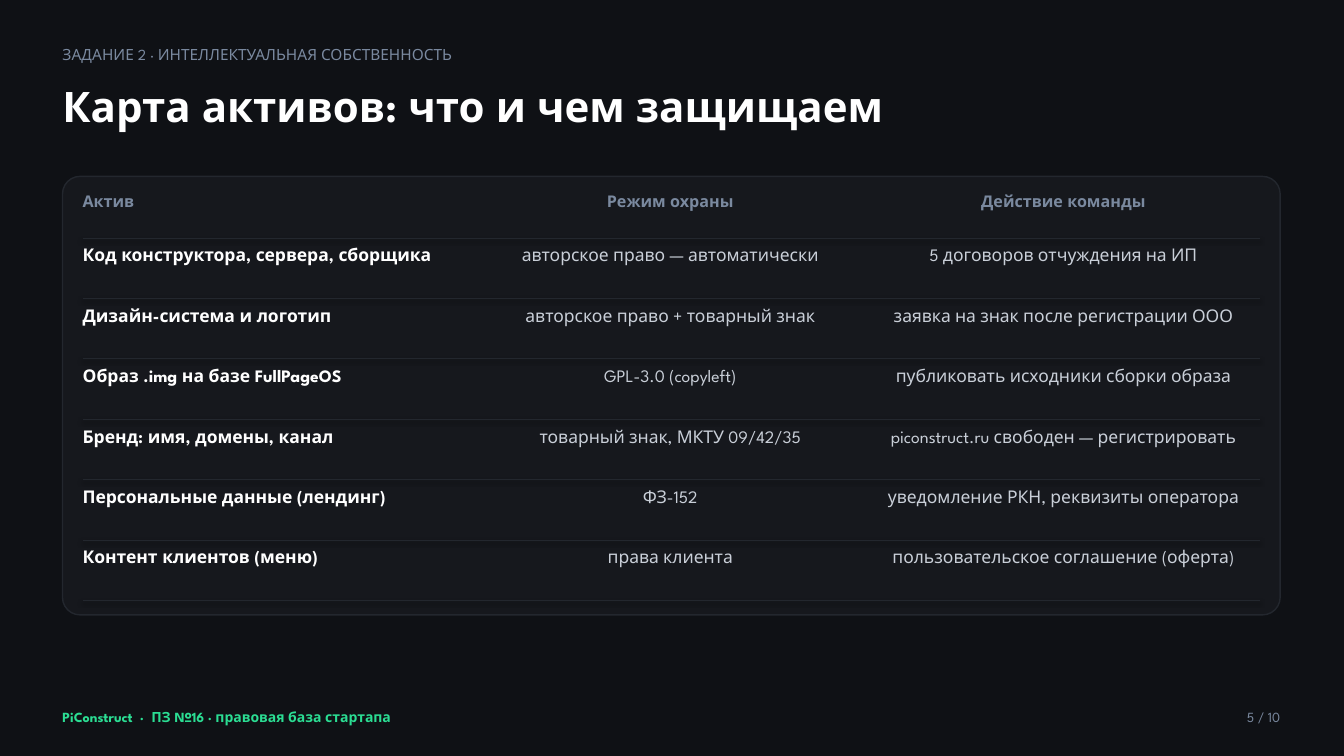
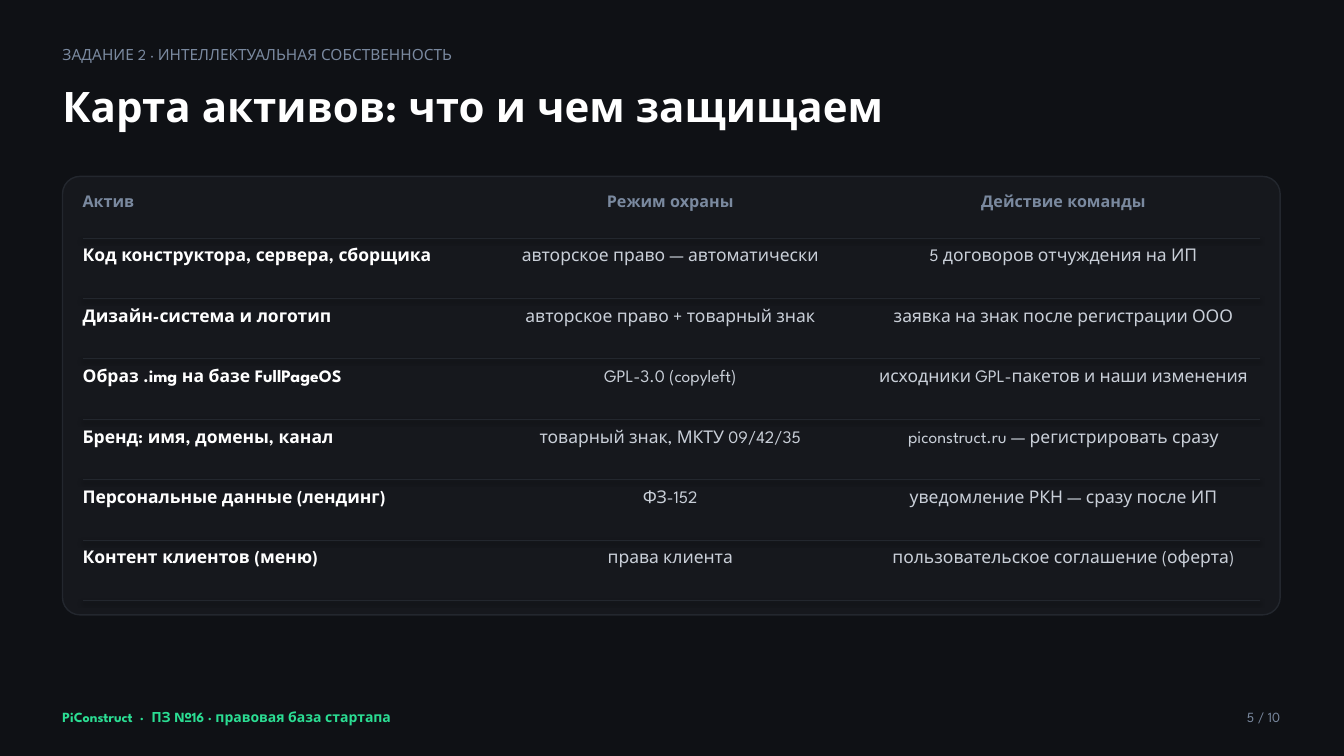
Before and after one commit to Eaglet12IQ/startup-team-1, a slide deck: slide 5 of READMEs/sem_7/week8/attachments/PiConstruct_Правовая_база.pptx. Drawn at 1344x756 pixels with LibreOffice and Linux fonts; fonts in the diff are those of the drawing. Boxes give left, top, right and bottom in pixels: in the first picture for what was removed or moved away, otherwise in the second. Text is boxed around its words. In the diff, an @@ line names an element or a change of style, - is before the commit and + after.

```diff
--- a/READMEs/sem_7/week8/attachments/PiConstruct_Правовая_база.pptx
+++ b/READMEs/sem_7/week8/attachments/PiConstruct_Правовая_база.pptx
@@ text at [879,370,1248,385]: text changed @@
-публиковать исходники сборки образа
+исходники GPL-пакетов и наши изменения
@@ text at [908,431,1218,447]: text changed @@
-piconstruct.ru свободен — регистрировать
+piconstruct.ru — регистрировать сразу
@@ text at [910,490,1217,507]: text changed @@
-уведомление РКН, реквизиты оператора
+уведомление РКН — сразу после ИП
```
Also in this commit, not shown: 8 other slides changed, 2 other files.
